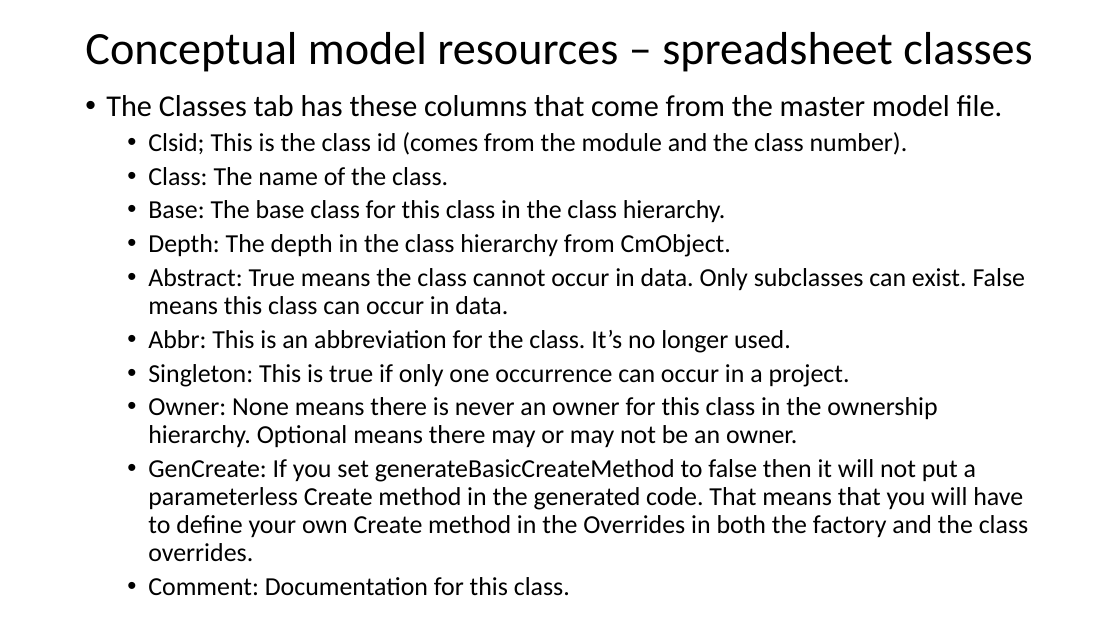
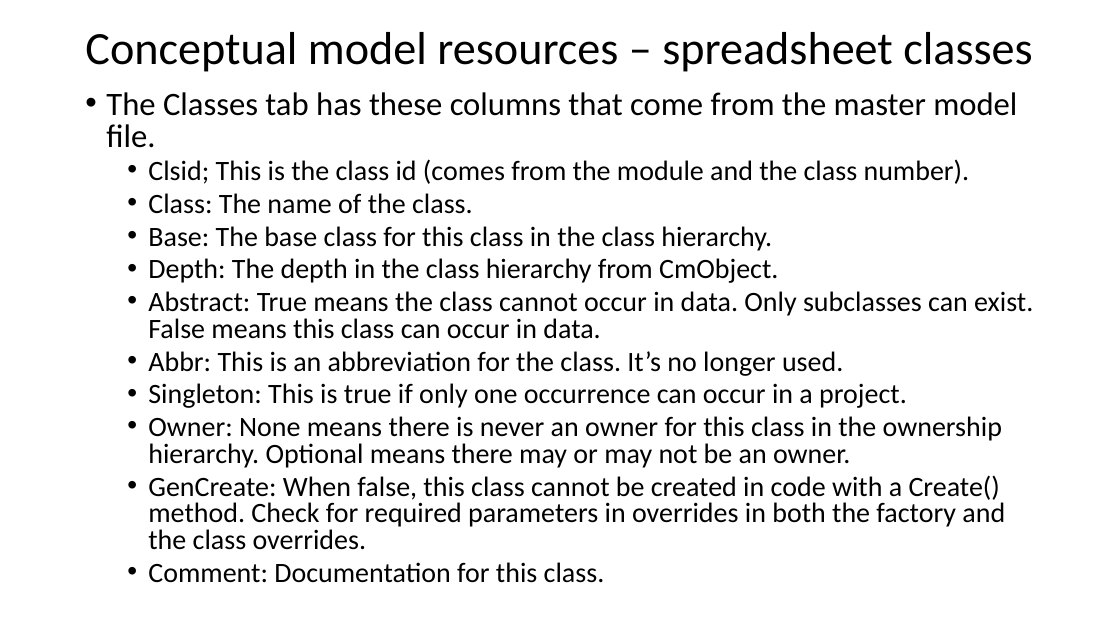
Before and after one commit to sillsdev/FwDocumentation, a slide deck: slide 55 of HelpResourcesSources/TechnicalNotes/FLEx 9.1 Conceptual Model-basic concepts and resources.pptx. Drawn at 1120x630 pixels with LibreOffice and Linux fonts; fonts in the diff are those of the drawing. Boxes give left, top, right and bottom in pixels: in the first picture for what was removed or moved away, otherwise in the second. Text is boxed around its words. In the diff, an @@ line names an element or a change of style, - is before the commit and + after.

Commit message:
Flex and Python conceptual model files
Added Python file and updates other files.

```diff
--- a/HelpResourcesSources/TechnicalNotes/FLEx 9.1 Conceptual Model-basic concepts and resources.pptx
+++ b/HelpResourcesSources/TechnicalNotes/FLEx 9.1 Conceptual Model-basic concepts and resources.pptx
@@ text at <box>106,92,1033,583</box>: size 25.9 to 28 pt in "The Classes tab has these columns that ..."; size 22.2 to 24 pt in "Clsid; This is the class id (comes ...", "Class: The name of the class.", "Base: The base class for this class ...", "Depth: The depth in the class hierarchy ..." and 5 more places; line spacing 0.9 to 0.8 @@
@@ text at <box>148,475,1005,550</box>: text changed; size 22.2 to 24 pt @@
-  • GenCreate: If you set generateBasicCreateMethod to false then it will not put a parameterless Create method in the generated code. That means that you will have to define your own Create method in the Overrides in both the factory and the class overrides.
+  • GenCreate: When false, this class cannot be created in code with a Create() method. Check for required parameters in overrides in both the factory and the class overrides.
```
Also in this commit, not shown: 23 other slides changed, 1 slide added, 3 other files.
